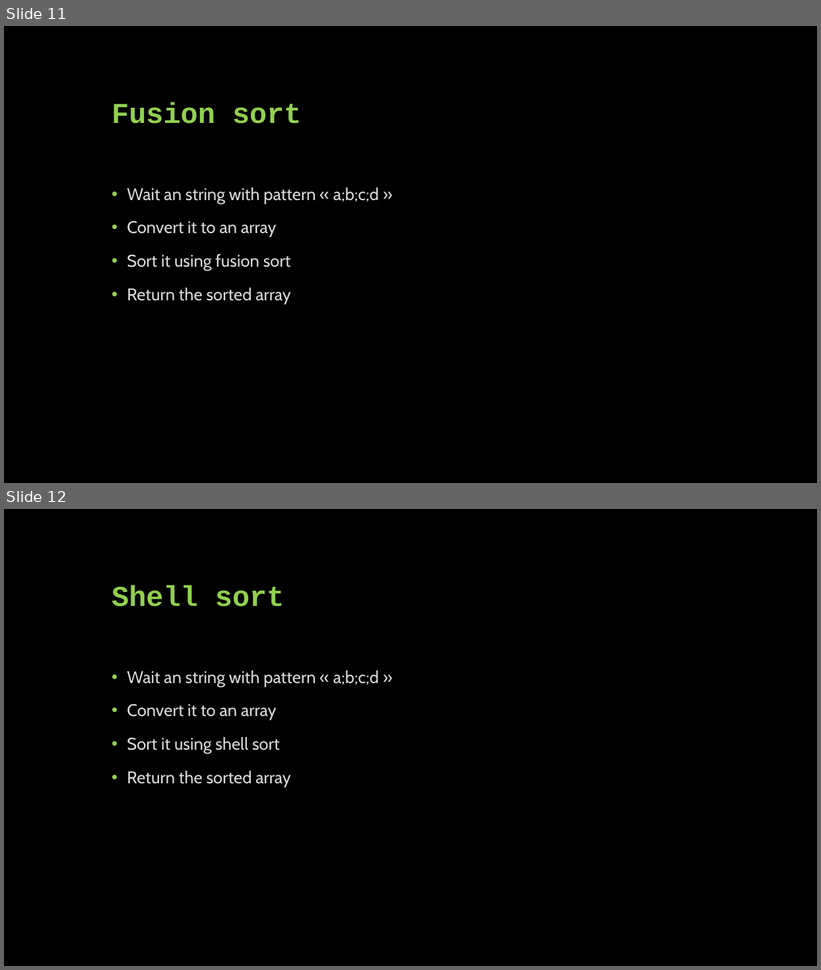
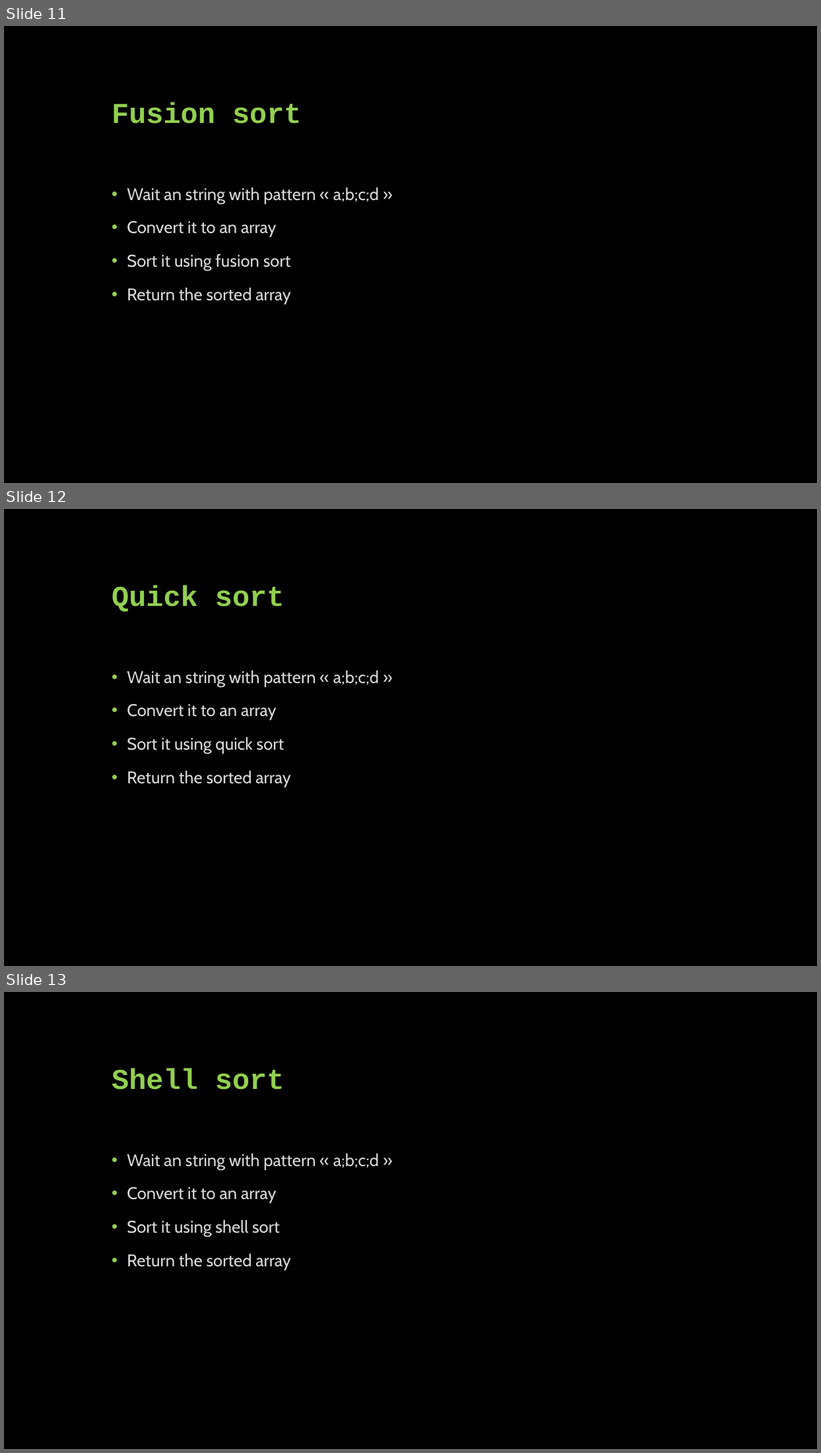
Before and after one commit to Thevaleentiin/algojour1_valentin_kahn-barberon, a slide deck: Présentation-Blockchain.pptx. Shown one above the other, each under a label of ours: slides 11 and 12 before the commit, slides 11, 12 and 13 after it. The pictures are 821x970 and 821x1453 pixels, drawn with LibreOffice and Linux fonts; fonts in the diff are those of the drawing. Boxes give left, top, right and bottom in pixels: in the first picture for what was removed or moved away, otherwise in the second. Text is boxed around its words. In the diff, an @@ line names an element or a change of style, - is before the commit and + after.

Commit message:
finish sort algo

```diff
--- a/Présentation-Blockchain.pptx
+++ b/Présentation-Blockchain.pptx
@@ slide 12 added at box(4, 509, 817, 966), background #000000 @@
@@ title added at box(112, 585, 284, 612), 34 pt, text #92D050, bold @@
+Quick sort
@@ text added at box(127, 670, 379, 788), 20 pt, text #D9D9D9 @@
+• Wait an string with pattern « a;b;c;d »
+• Convert it to an array
+• Sort it using quick sort
+• Return the sorted array
@@ what was slide 12 is now slide 13 @@
```
Also in this commit, not shown: 3 other files.
